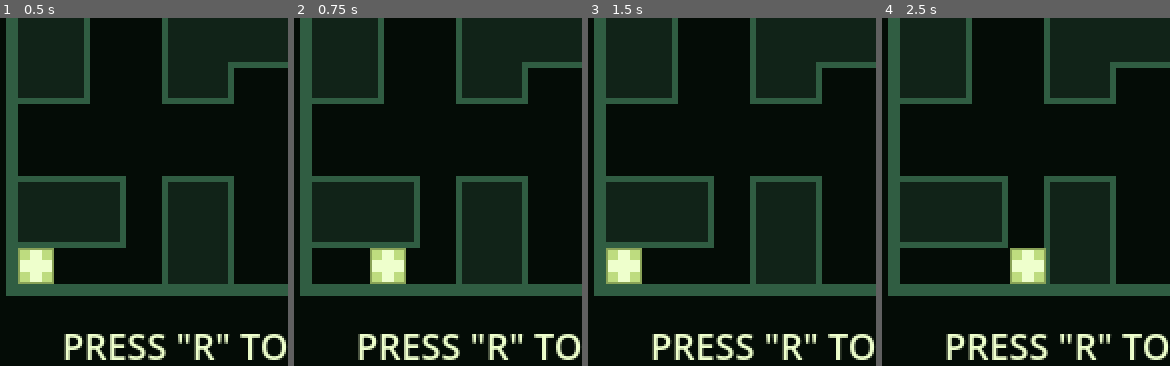
Above: before the commit, frames 1-4 (left to right).
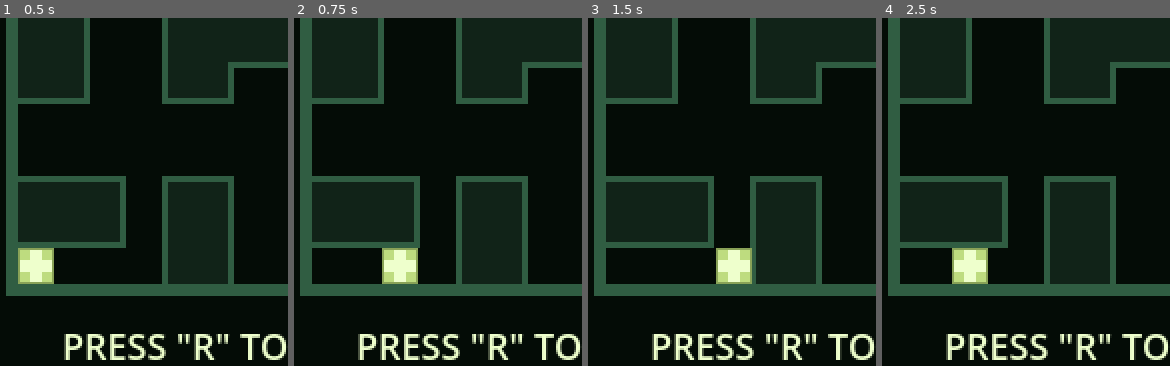
Above: after the commit, the same moments.

Repository: pangeon/Pixel-Mania
Game: Godot game, scene res://scenes/levels/start_level.tscn
Two runs of this game, one before a commit and one after it. Both use one fixed random seed, a clock stepped at 60 frames per second and the inputs below.
Inputs:
- Up to frame 1 (0.5 s): no input
- Up to frame 2 (0.75 s): tap R (reset) at 0.5 s; hold Right (move_right) from 0.53 s (still down); hold Ctrl (warp_speed) from 0.53 s (still down)
- Up to frame 3 (1.5 s): tap R (reset) at 1.25 s; release Right (move_right) at 1.28 s; release Ctrl (warp_speed) at 1.28 s; hold Down (move_down) from 1.28 s (still down); tap Ctrl (warp_speed) at 1.35 s
- Up to frame 4 (2.5 s): tap R (reset) at 2 s; release Down (move_down) at 2.03 s; hold Right (move_right) from 2.03 s (still down); hold Ctrl (warp_speed) from 2.03 s (still down)
The pictures show only the part of the screen within x 0-50%, y 50-100%; the shares and areas given below are measured in that part.

Frame 1 is identical in both runs. In frame 2, 1.4% of the frame differs, in the area x 26-44%, y 66-77%; in frame 3, 2.6%, in the area x 6-57%, y 66-77%; in frame 4, 2.6%.

Commit message:
add player die animation

Diff:
--- a/scenes/components/player.tscn
+++ b/scenes/components/player.tscn
@@ -1,17 +1,67 @@
-[gd_scene load_steps=5 format=3 uid="uid://dn8r6m21c5an"]
+[gd_scene load_steps=15 format=3 uid="uid://dn8r6m21c5an"]
 
 [ext_resource type="Script" path="res://scripts/player.gd" id="1_c2gyx"]
-[ext_resource type="Texture2D" uid="uid://dm3rt78ooim6i" path="res://assets/img/player_16px.png" id="2_g0wpx"]
+[ext_resource type="Texture2D" uid="uid://bpso0a1sjpuxf" path="res://assets/img/player/player_16px.png" id="2_0qu3g"]
+[ext_resource type="Texture2D" uid="uid://drfbxblodtljl" path="res://assets/img/player/die/player_16px_die_1.png" id="3_wdj34"]
+[ext_resource type="Texture2D" uid="uid://dqv31gwb1w6n1" path="res://assets/img/player/die/player_16px_die_2.png" id="4_roqns"]
+[ext_resource type="Texture2D" uid="uid://drdx3imj86fiu" path="res://assets/img/player/die/player_16px_die_3.png" id="5_0xw5x"]
+[ext_resource type="Texture2D" uid="uid://5ts7f6tkux3g" path="res://assets/img/player/die/player_16px_die_4.png" id="6_fqomu"]
+[ext_resource type="Texture2D" uid="uid://clc4q8s6kwnfc" path="res://assets/img/player/die/player_16px_die_5.png" id="7_mnvow"]
+[ext_resource type="Texture2D" uid="uid://dgbuhrnxrqv0e" path="res://assets/img/player/promote/player_16px_promote_1.png" id="8_x1icq"]
+[ext_resource type="Texture2D" uid="uid://18f4yb06olmt" path="res://assets/img/player/promote/player_16px_promote_2.png" id="9_n2wig"]
+[ext_resource type="Texture2D" uid="uid://bsm2lbu66kses" path="res://assets/img/player/promote/player_16px_promote_3.png" id="10_dmcu7"]
+[ext_resource type="Texture2D" uid="uid://db5jvs4decuna" path="res://assets/img/player/promote/player_16px_promote_4.png" id="11_btobg"]
+[ext_resource type="Texture2D" uid="uid://bgoiacnueu132" path="res://assets/img/player/promote/player_16px_promote_5.png" id="12_bj1ku"]
 
 [sub_resource type="SpriteFrames" id="SpriteFrames_8i04a"]
 animations = [{
 "frames": [{
 "duration": 1.0,
-"texture": ExtResource("2_g0wpx")
+"texture": ExtResource("2_0qu3g")
 }],
 "loop": true,
 "name": &"default",
 "speed": 5.0
+}, {
+"frames": [{
+"duration": 2.0,
+"texture": ExtResource("3_wdj34")
+}, {
+"duration": 1.0,
+"texture": ExtResource("4_roqns")
+}, {
+"duration": 1.0,
+"texture": ExtResource("5_0xw5x")
+}, {
+"duration": 1.0,
+"texture": ExtResource("6_fqomu")
+}, {
+"duration": 1.0,
+"texture": ExtResource("7_mnvow")
+}],
+"loop": false,
+"name": &"die",
+"speed": 10.0
+}, {
+"frames": [{
+"duration": 1.0,
+"texture": ExtResource("8_x1icq")
+}, {
+"duration": 1.0,
+"texture": ExtResource("9_n2wig")
+}, {
+"duration": 1.0,
+"texture": ExtResource("10_dmcu7")
+}, {
+"duration": 1.0,
+"texture": ExtResource("11_btobg")
+}, {
+"duration": 1.0,
+"texture": ExtResource("12_bj1ku")
+}],
+"loop": true,
+"name": &"promote",
+"speed": 10.0
 }]
 
 [sub_resource type="RectangleShape2D" id="RectangleShape2D_51lt4"]
@@ -25,6 +75,7 @@
 texture_filter = 1
 position = Vector2(9, 9)
 sprite_frames = SubResource("SpriteFrames_8i04a")
+animation = &"die"
 
 [node name="CollisionShape2D" type="CollisionShape2D" parent="."]
 position = Vector2(9, 9)
--- a/scripts/player.gd
+++ b/scripts/player.gd
@@ -4,6 +4,7 @@
 
 @export var speed: float = 1.5
 @export var push_force: float = 15000
+@onready var animation: AnimatedSprite2D = $Sprite2D
 var warp_speed: float = 1
 
 func _ready() -> void:
@@ -28,7 +29,7 @@
 	if Input.is_action_just_released("warp_speed"):
 		warp_speed = 1
 	if Input.is_action_pressed("reset"):
-		_reset()
+		_reset(0.3)
 
 	var collision: KinematicCollision2D = move_and_collide(velocity)
 
@@ -42,7 +43,13 @@
 	print("x=", int(position.x), " | y=", int(position.y))
 
 func _on_laser_beam_player_touch() -> void:
-	_reset()
+	_die_animation()
+	_reset(0.7)
 
-func _reset():
+func _reset(time_to_reset: float) -> void:
+	await get_tree().create_timer(time_to_reset).timeout
 	get_tree().reload_current_scene()
+
+func _die_animation() -> void:
+	animation.z_index = -1
+	animation.play("die")
Binary file changed: assets/ase/player_16px.ase
Binary file added: assets/img/player/die/player_16px_die_1.png
Not shown, added: assets/img/player/die/player_16px_die_1.png.import
Binary file added: assets/img/player/die/player_16px_die_2.png
Not shown, added: assets/img/player/die/player_16px_die_2.png.import
Binary file added: assets/img/player/die/player_16px_die_3.png
Not shown, added: assets/img/player/die/player_16px_die_3.png.import
Binary file added: assets/img/player/die/player_16px_die_4.png
Not shown, added: assets/img/player/die/player_16px_die_4.png.import
Binary file added: assets/img/player/die/player_16px_die_5.png
Not shown, added: assets/img/player/die/player_16px_die_5.png.import
Renamed: assets/img/player_16px.png -> assets/img/player/player_16px.png
(and 11 more such lines)
